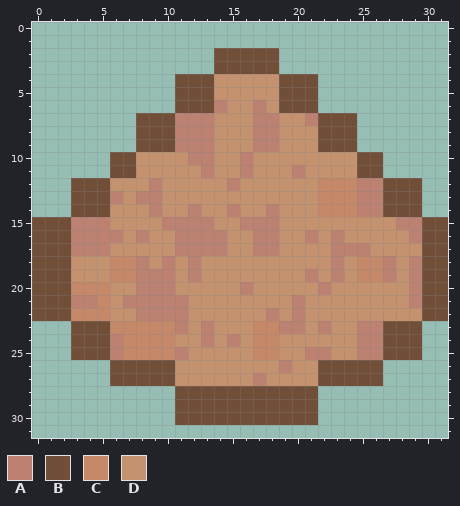
Pixel-art sprite, stored at assets/sand_dust.png. This is how it looked before the edit.
The file is 32x32 pixels.
Palette (. is transparent): A #bc8171  B #714e38  C #c58869  D #c4926f
And afterwards:
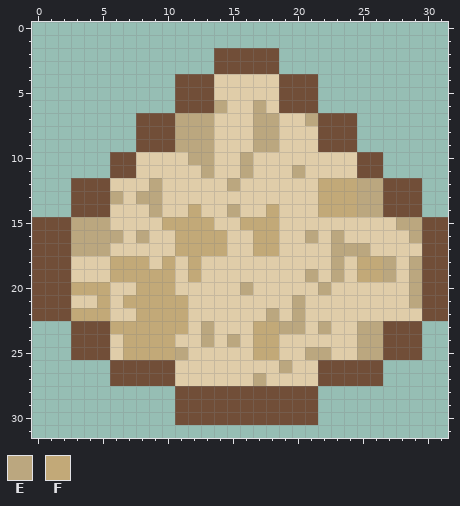
Colours new in this view: E #bba77f  F #c2a978
Edits made:
colour D: #c4926f -> #e0cda9
Changed rows in their new state; - is a pixel that keeps its letter.
first column x 3:
 6 -----------E--E------------
 7 --------EEE---EE--E--------
 8 --------EEE---EE-----------
 9 --------EEE---EE-----------
10 ---------EE--E-------------
11 ----------E--E---E---------
12 ------E-----E------FFFEE---
13 ---E-EE------------FFFEE---
14 ------E--F--E--F---FFFEE---
15 EEE----FFFF--FFF---------EE
16 EEEE-E--FFFF--FF--E-E-----E
17 EEE-----FFFF--FF----EEE----
18 ---FFF-F-F----------E-FFE-E
19 ---FFFFF-F--------E-E-FFE-E
20 FFF--FFF-----E-----E------E
21 DDF-FFFFF--------E--------E
22 FFF--FFFF------E-E---------
23 ---FFFFFF-E---FFEE-E--EE---
24 ---DFFFF--E-E-FF------EE---
25 ---DFFFFE-----FF--EE--EE---
26 ----------------E----------
27 --------------E------------
